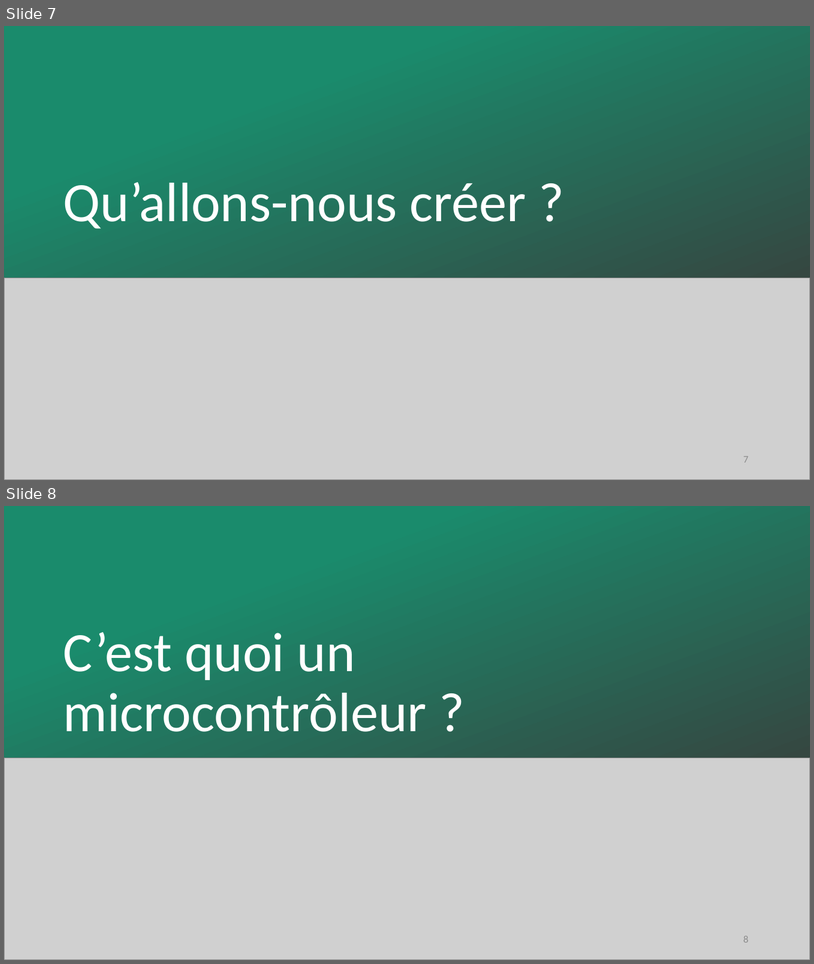
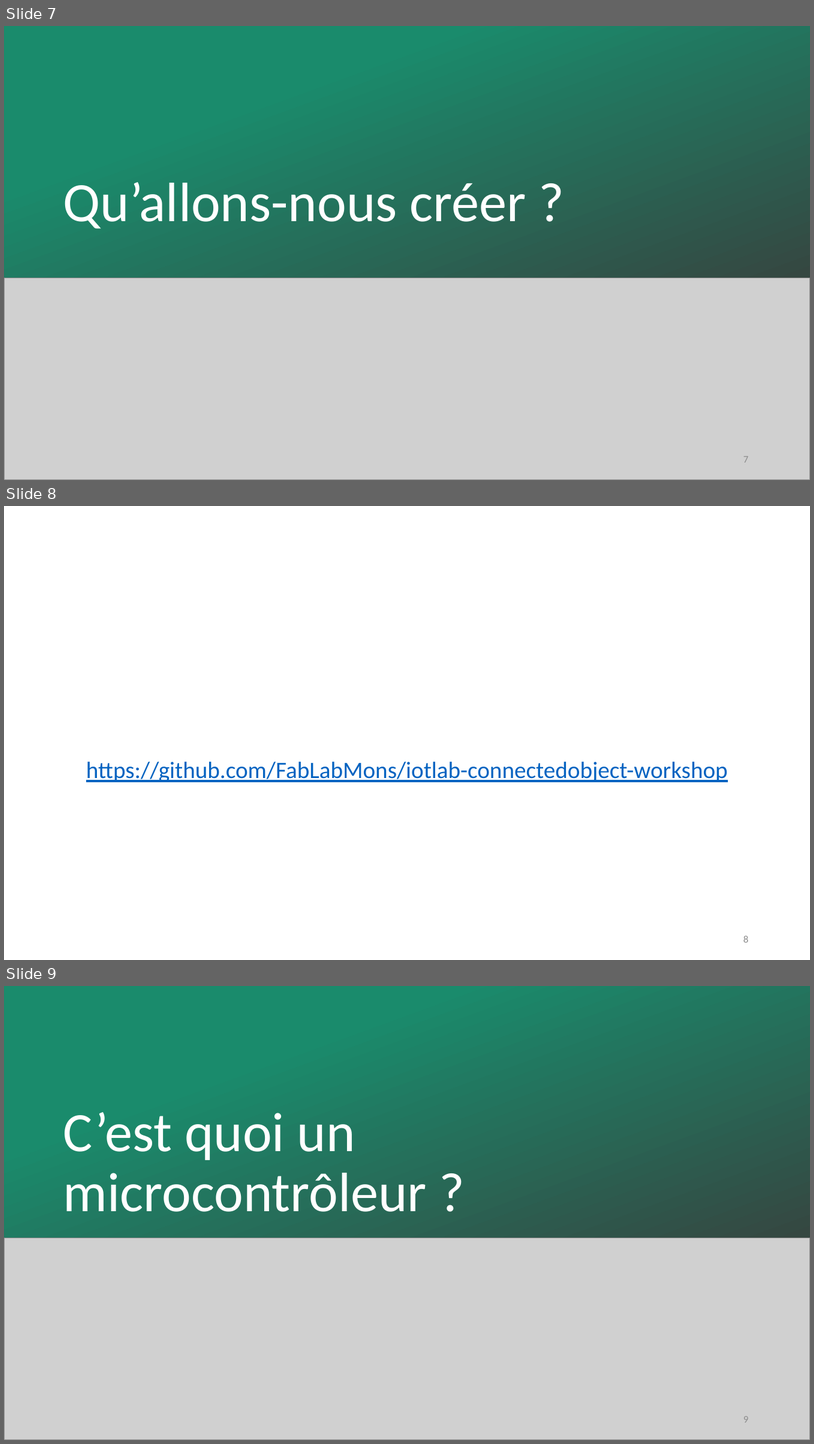
Before and after one commit to FabLabMons/iotlab-connectedobject-workshop, a slide deck: 201809-FabIoTLab-Objet connecte.pptx. Shown one above the other, each under a label of ours: slides 7 and 8 before the commit, slides 7, 8 and 9 after it. The pictures are 814x964 and 814x1444 pixels, drawn with LibreOffice and Linux fonts; fonts in the diff are those of the drawing; grey boxes stand for pictures. Boxes give left, top, right and bottom in pixels: in the first picture for what was removed or moved away, otherwise in the second. Text is boxed around its words. In the diff, an @@ line names an element or a change of style, - is before the commit and + after.

```diff
--- a/201809-FabIoTLab-Objet connecte.pptx
+++ b/201809-FabIoTLab-Objet connecte.pptx
@@ slide 8 added at <box>4,506,810,960</box>, background #FFFFFF @@
@@ text added at <box>86,761,728,782</box>, 28 pt, text #0563C1, underline @@
+https://github.com/FabLabMons/iotlab-connectedobject-workshop
@@ page number added at <box>744,935,749,942</box>, 12 pt, text #8C8C8C @@
+8
@@ what was slide 8 is now slide 9 @@
@@ page number at <box>744,1416,749,1422</box>: text changed @@
-8
+9
```
Also in this commit, not shown: 1 other file.
